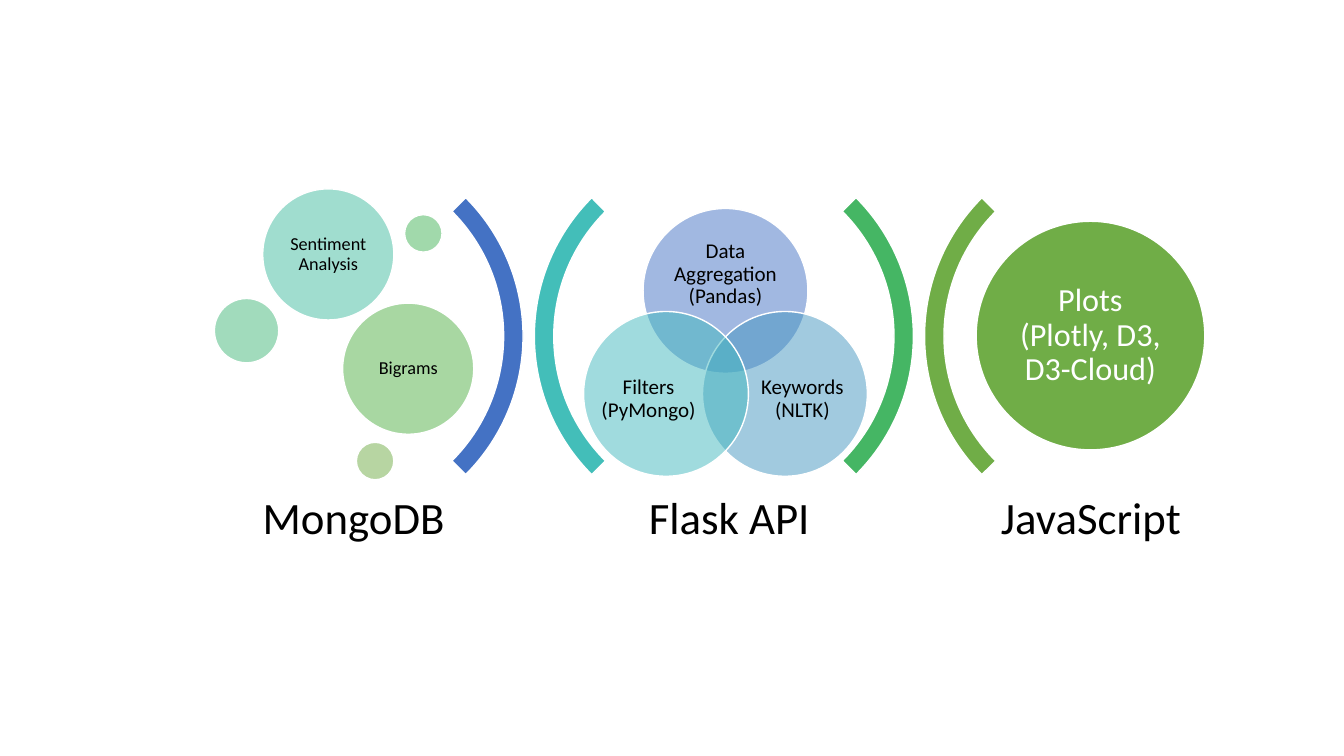
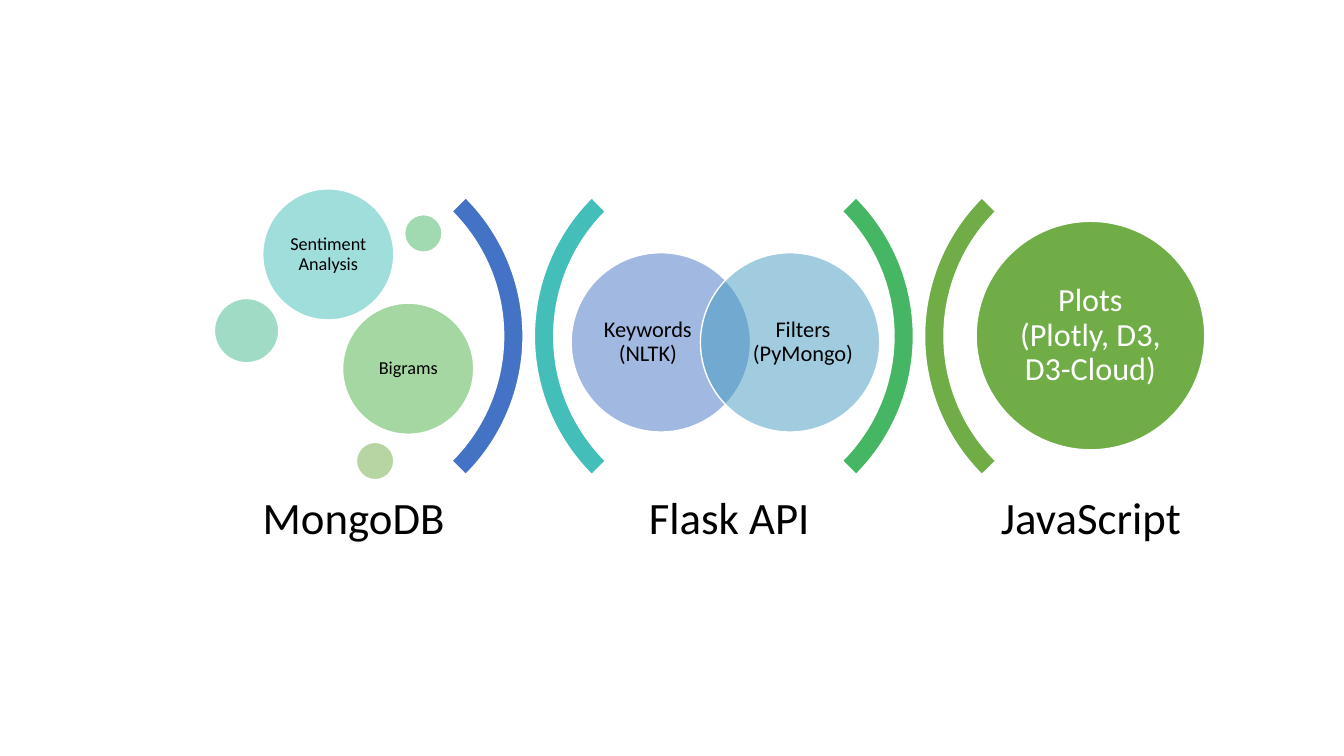
Before and after one commit to James-Ashley/sentiment-analysis-dashboard, a slide deck: slide 2 of ppt.pptx. Drawn at 1344x756 pixels with LibreOffice and Linux fonts; fonts in the diff are those of the drawing. Boxes give left, top, right and bottom in pixels: in the first picture for what was removed or moved away, otherwise in the second. Text is boxed around its words. In the diff, an @@ line names an element or a change of style, - is before the commit and + after.

```diff
--- a/ppt.pptx
+++ b/ppt.pptx
@@ ellipse: place and size @@
-ellipse at <box>643,209,809,374</box>
+ellipse at <box>572,253,751,433</box>
@@ text removed at <box>674,244,777,306</box> @@
-Data Aggregation (Pandas)
@@ ellipse: place and size @@
-ellipse at <box>703,312,868,477</box>
+ellipse at <box>701,253,880,433</box>
@@ ellipse at <box>701,253,880,433</box>: fill #4496C1 at 50% opacity to #449BC1 at 50% opacity @@
@@ text "Keywords (NLTK)": place and size @@
-text "Keywords (NLTK)" at <box>761,379,844,420</box>
+text "Keywords (NLTK)" at <box>604,321,692,364</box>
@@ text "Keywords (NLTK)" at <box>604,321,692,364</box>: size 15 to 16 pt @@
@@ text "Filters (PyMongo)" at <box>753,321,853,365</box>: size 15 to 16 pt @@
@@ text "Filters (PyMongo)": place and size @@
-text "Filters (PyMongo)" at <box>601,379,695,421</box>
+text "Filters (PyMongo)" at <box>753,321,853,365</box>
@@ ellipse removed at <box>584,312,749,477</box> @@
```
Also in this commit, not shown: 2 other files.
